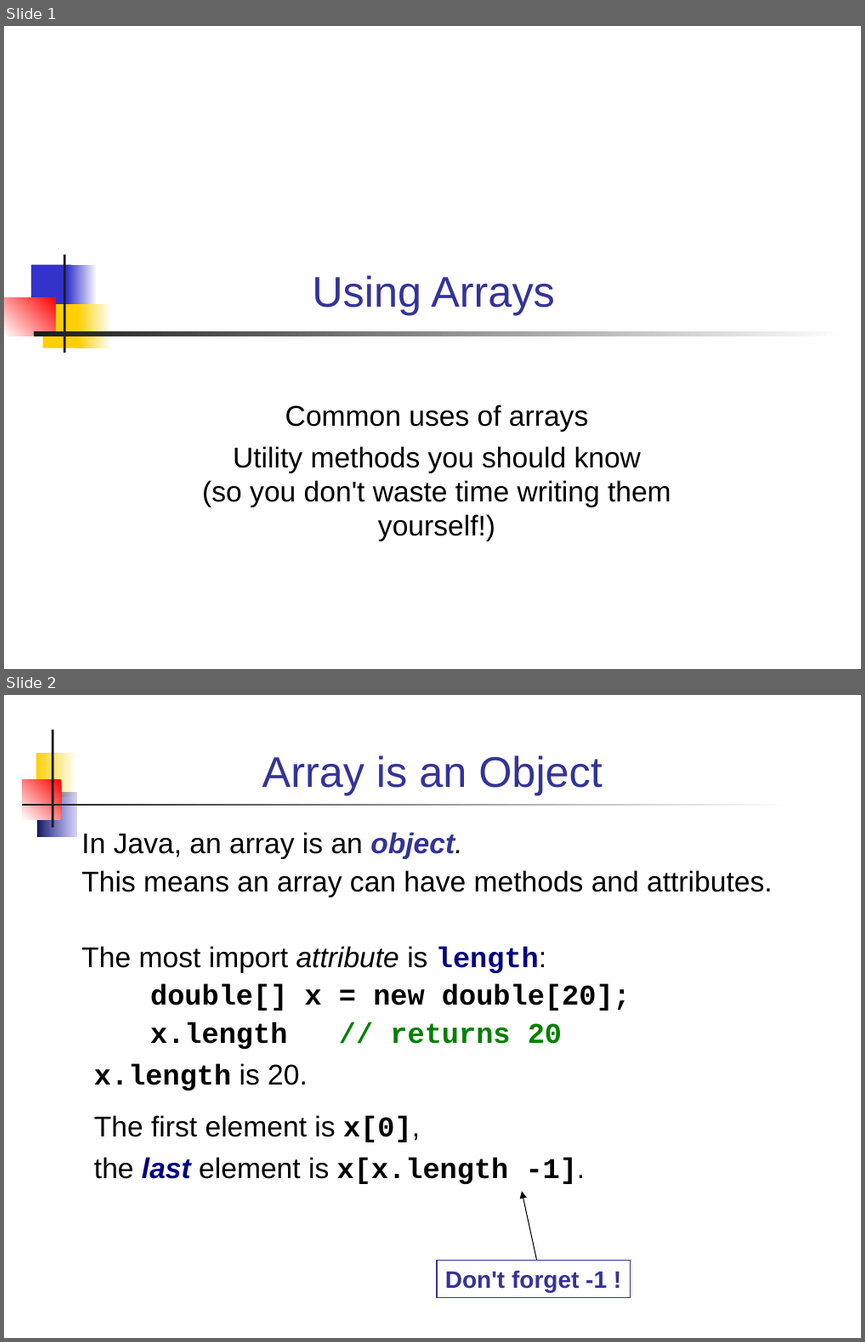
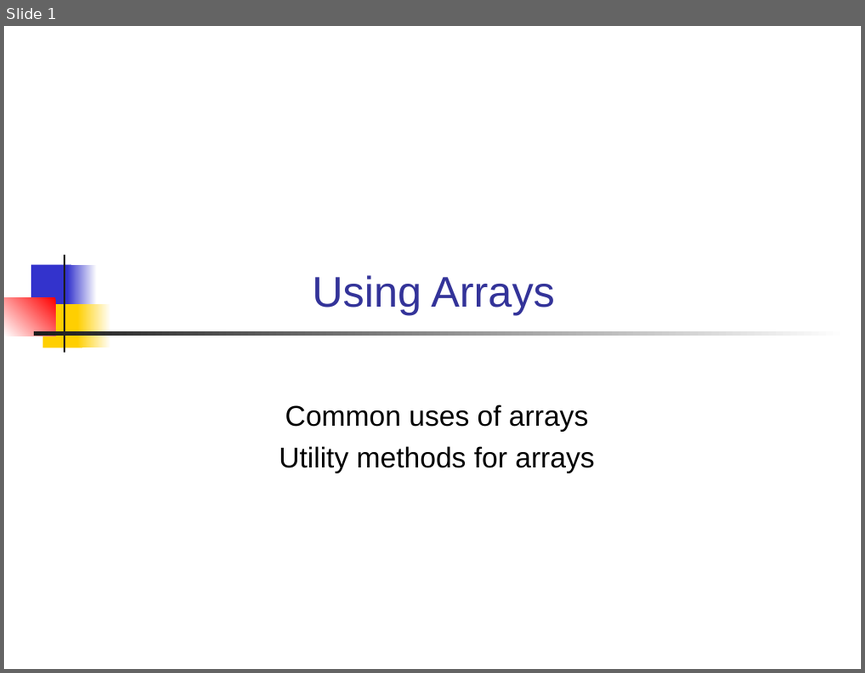
Before and after one commit to cpske/programming1, a slide deck: java-basics/18-Using-Arrays.ppt. Shown one above the other, each under a label of ours: slides 1 and 2 before the commit, slide 1 after it. The pictures are 865x1342 and 865x673 pixels, drawn with LibreOffice and Linux fonts; fonts in the diff are those of the drawing. Boxes give left, top, right and bottom in pixels: in the first picture for what was removed or moved away, otherwise in the second. Text is boxed around its words. In the diff, an @@ line names an element or a change of style, - is before the commit and + after.

Commit message:
update arrays material

```diff
--- a/java-basics/18-Using-Arrays.ppt
+++ b/java-basics/18-Using-Arrays.ppt
@@ slide 2 removed at box(4, 695, 861, 1338), background #FFFFFF @@
@@ rectangle removed at box(52, 729, 54, 827) @@
@@ rectangle removed at box(35, 753, 76, 797) @@
@@ title removed at box(262, 755, 602, 795) @@
-Array is an Object
@@ rectangle removed at box(23, 780, 62, 819) @@
@@ rectangle removed at box(37, 793, 76, 837) @@
@@ rectangle removed at box(22, 804, 792, 806) @@
@@ text removed at box(81, 832, 772, 1049) @@
-In Java, an array is an object.
-This means an array can have methods and attributes.
-The most import attribute is length:
-double[] x = new double[20];
-x.length // returns 20
@@ text removed at box(94, 1063, 585, 1184) @@
-x.length is 20.
-The first element is x[0],
-the last element is x[x.length -1].
@@ arrow removed from (536, 1259) to (522, 1191) @@
@@ rectangle removed at box(437, 1259, 630, 1298) @@
-Don't forget -1 !
@@ slide 1 changed as well @@
@@ subtitle at box(279, 446, 594, 473): text changed @@
-Utility methods you should know
-(so you don't waste time writing them yourself!)
+Utility methods for arrays
```
Also in this commit, not shown: 8 other slides changed, 5 slides added, 6 other files.
